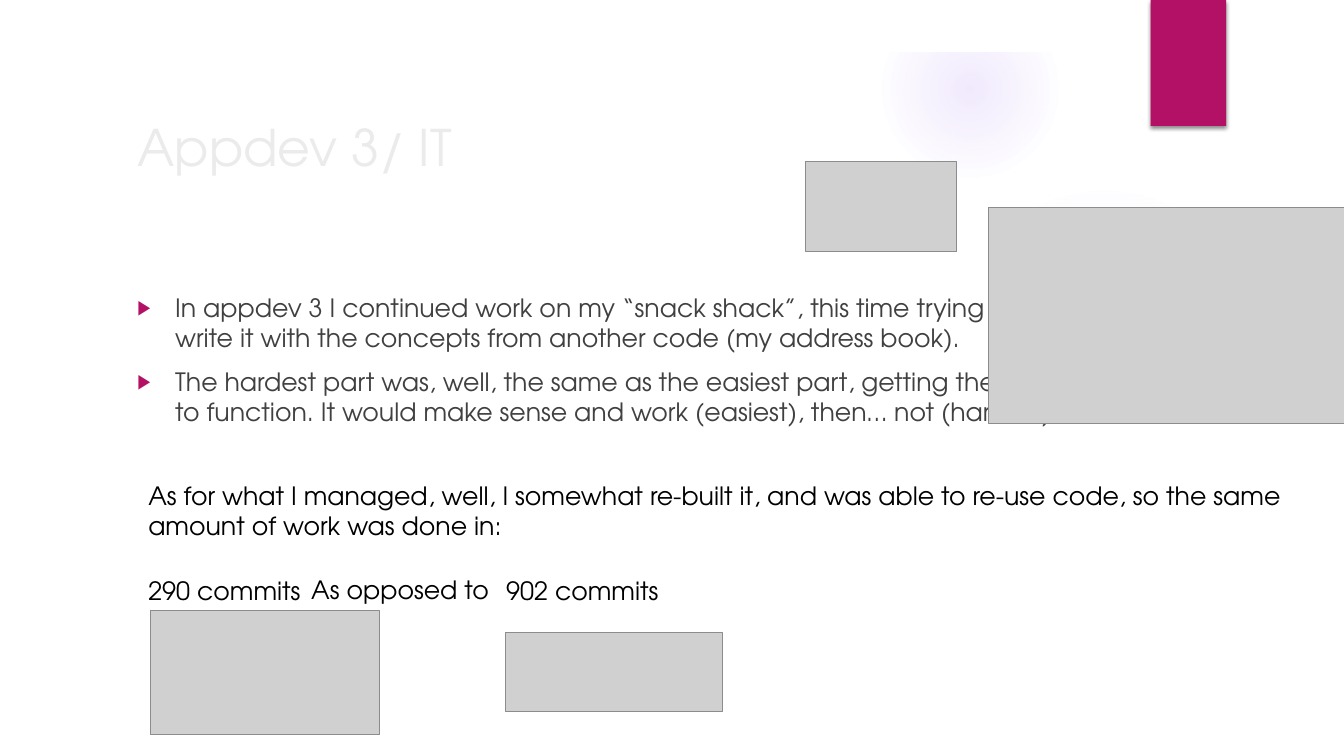
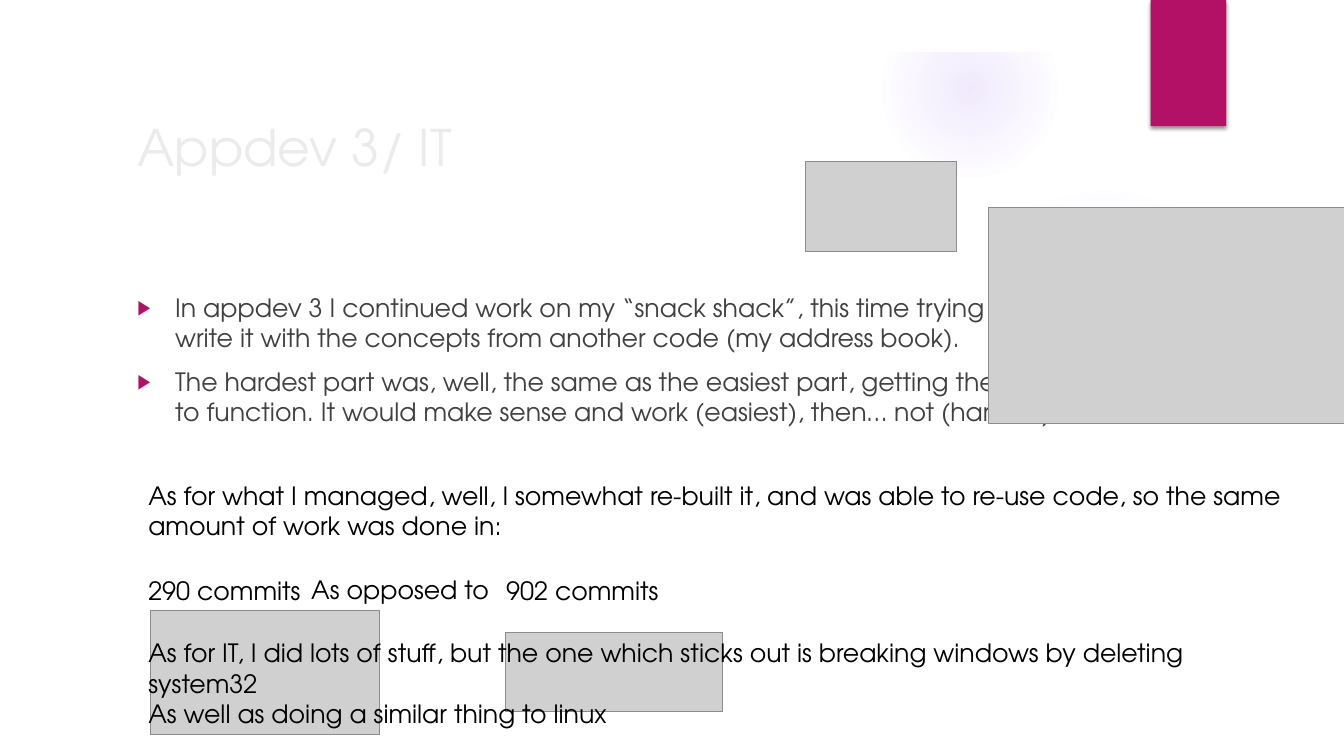
Before and after one commit to CTH-npitx/Presentations, a slide deck: slide 3 of Current Presentation/Winter Term Presentation.pptx. Drawn at 1344x756 pixels with LibreOffice and Linux fonts; fonts in the diff are those of the drawing; grey boxes stand for pictures; background and template pictures are left out. Boxes give left, top, right and bottom in pixels: in the first picture for what was removed or moved away, otherwise in the second. Text is boxed around its words. In the diff, an @@ line names an element or a change of style, - is before the commit and + after.

```diff
--- a/Current Presentation/Winter Term Presentation.pptx
+++ b/Current Presentation/Winter Term Presentation.pptx
@@ text added at <box>148,636,1183,735</box>, 18 pt, text #000000 @@
+As for IT, I did lots of stuff, but the one which sticks out is breaking windows by deleting system32
+As well as doing a similar thing to linux
```
Also in this commit, not shown: 1 other slide changed.
